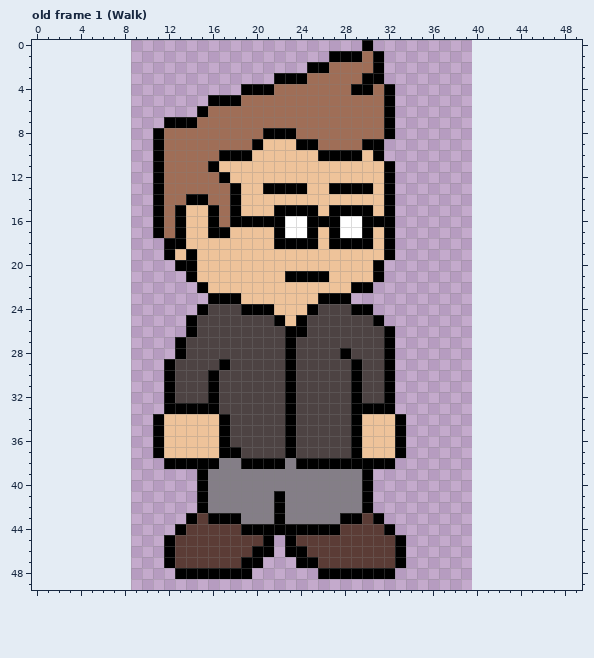
One commit to this pixel-art file: graphics/characters/David.aseprite. The first picture shows the starting point.
31x50 pixels, 8 frames. Shown: old frame 1 (Walk). The old version is drawn lined up with the new one, on the new canvas. The commit also changed other frames, which this record leaves out.
Once edited:
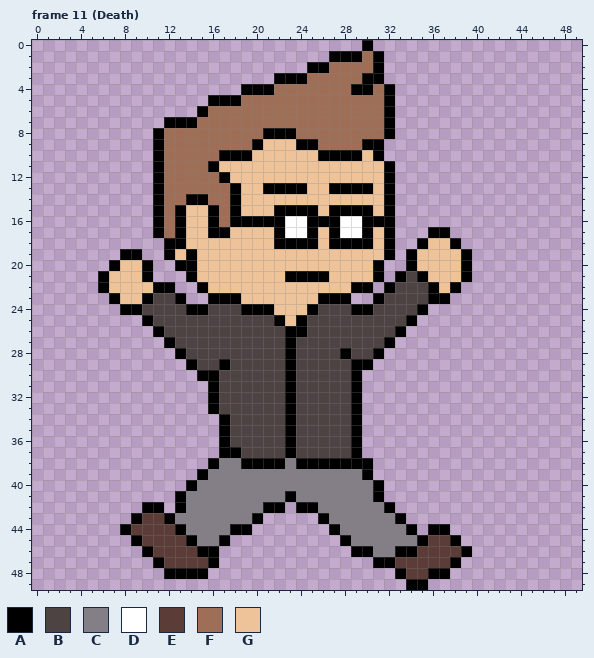
Palette (. is transparent): A #000000  B #4d4343  C #847e87  D #ffffff  E #5b3c36  F #9f6e57  G #eec39a
A new or re-ordered frame is compared with the old frame closest to it.
The author wrote: added death and damage animation didn't create spritesheet yet tho
What changed:
canvas 31x50 -> 50x50, the old top-left corner now at 9,0
frames 8 -> 26
Changed rows in their new state; - is an unchanged pixel.
Frame 11 (Death) is new; against old frame 1 (Walk):
first column x 6:
17 ------------------------------AA--
18 -----------------------------AGGA-
19 --AA------------------------AGGGGA
20 -AGGA-----------------------AGGGGA
21 AGGGA----------------------ABAGGGA
22 AGGGGAA-------------------ABBBAGA-
23 -AGGABBA-----------------ABBBBAA--
24 --AABBBBA----------------BBBBA----
25 ----ABBBB----------------BBBA-----
26 -----ABBB-----------------BA------
27 ------AB--------------------------
28 -------------------------A.-------
29 ------..A---------------A..-------
30 ------...A--------------...-------
31 ------....--------------...-------
32 ------....--------------...-------
33 ------....--------------...-------
34 -----......-------------....------
35 -----......-------------....------
36 -----......-------------....------
37 -----......-------------....------
38 ------....---------------..-------
40 --------AC--------------CA--------
41 -------ACC------CA------CA--------
42 ----AA-ACC-----A-.AA----CCA-------
43 ---AEEACCCCCC-A.....A-CCCCCA------
44 --AEEEE-CCCCA-.......-CCCCCCA-AA--
45 ---AEEE-ACCA....-.....ACCCCCCAEEA-
46 ----AEE--AA.....-......AACC-AEEEEA
47 -----AE---A....---.......AAEEEEEA-
48 ------A---....------.......AEEAA--
49 ----------------------------AA----
Pixel boxes of the changes (left, top, right, bottom) in both pictures:
changed: (98, 227, 472, 590)
